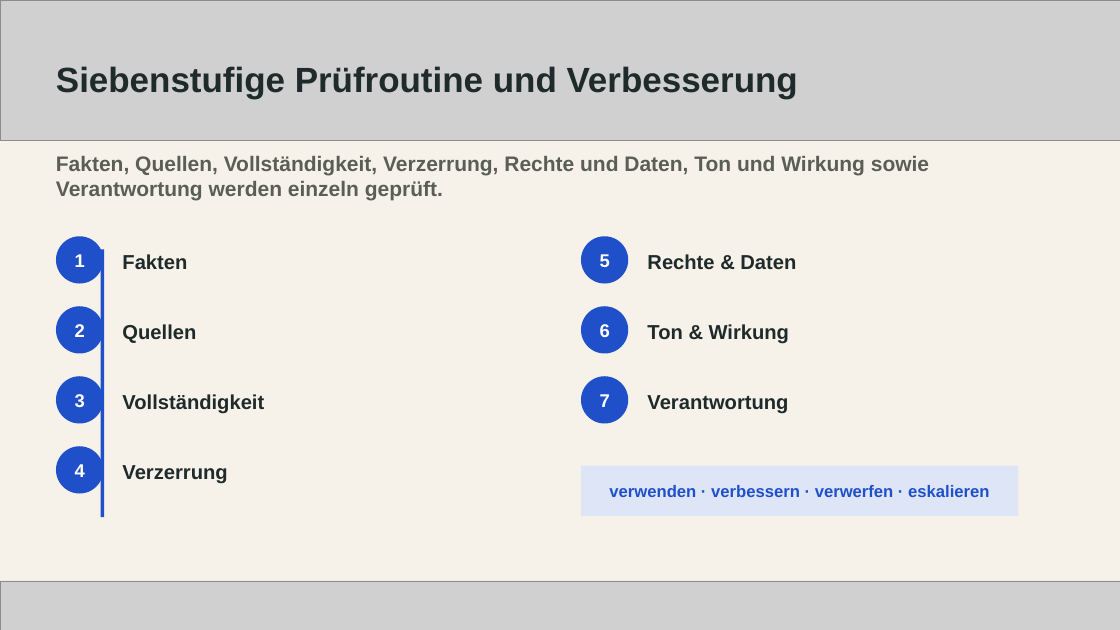
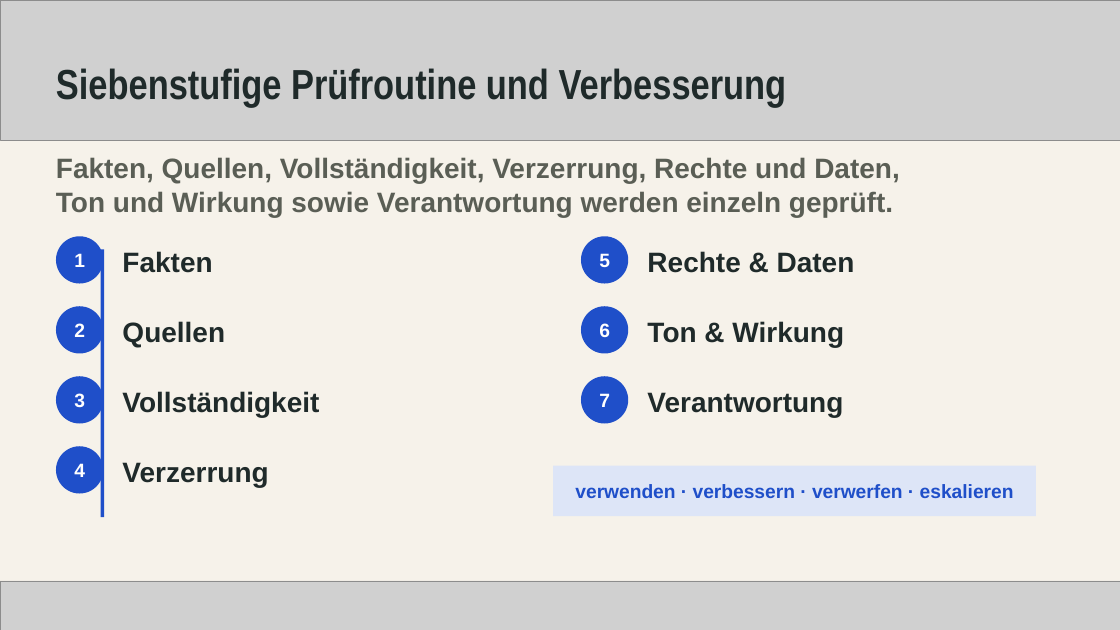
Before and after one commit to deniskaliberda/myhiwi-webseite, a slide deck: slide 38 of deliverables/ai-startklar/schulung/06-trainerfolien.pptx. Drawn at 1120x630 pixels with LibreOffice and Linux fonts; fonts in the diff are those of the drawing; grey boxes stand for pictures. Boxes give left, top, right and bottom in pixels: in the first picture for what was removed or moved away, otherwise in the second. Text is boxed around its words. In the diff, an @@ line names an element or a change of style, - is before the commit and + after.

```diff
--- a/deliverables/ai-startklar/schulung/06-trainerfolien.pptx
+++ b/deliverables/ai-startklar/schulung/06-trainerfolien.pptx
@@ text "Siebenstufige Prüfroutine und Verbesserung" at bbox=[56, 68, 787, 108]: size 30 to 36 pt, font Arial to Arial Narrow @@
@@ text "Fakten, Quellen, Vollständigkeit, Verzerrung, Rechte ..." at bbox=[56, 157, 900, 217]: size 18 to 24 pt @@
@@ size 17.2 to 24 pt in 7 elements at bbox=[122, 251, 212, 273], bbox=[122, 321, 225, 347], bbox=[122, 391, 319, 418], bbox=[122, 462, 268, 488], bbox=[647, 251, 855, 273], bbox=[647, 321, 844, 347], bbox=[647, 392, 843, 418] @@
@@ rectangle "verwenden · verbessern · verwerfen ...": place and size @@
-rectangle "verwenden · verbessern · verwerfen ..." at bbox=[581, 465, 1019, 516]
+rectangle "verwenden · verbessern · verwerfen ..." at bbox=[553, 465, 1036, 516]
@@ rectangle "verwenden · verbessern · verwerfen ..." at bbox=[553, 465, 1036, 516]: size 14.2 to 16.5 pt @@
```
Also in this commit, not shown: 39 other slides changed, 2 other files.
